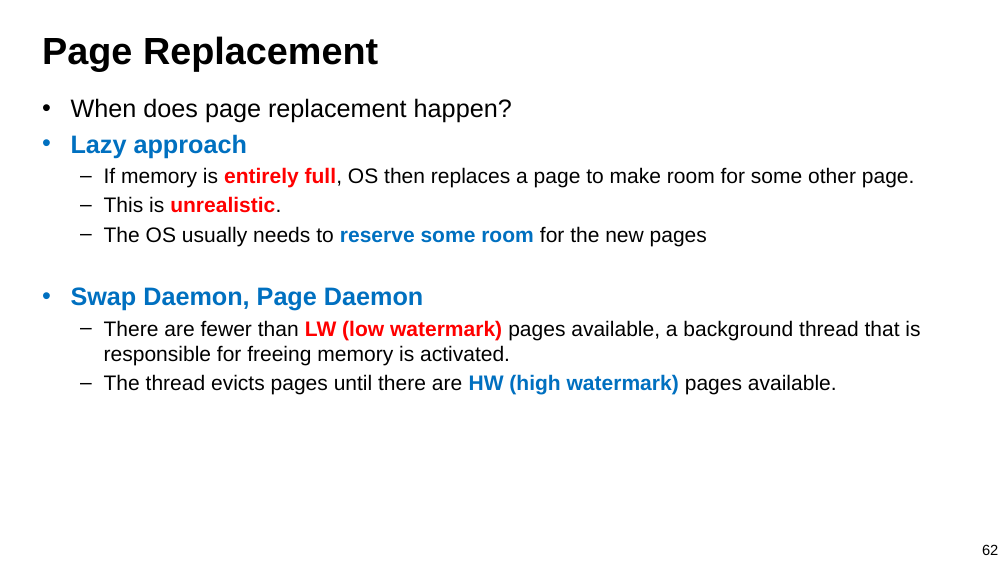
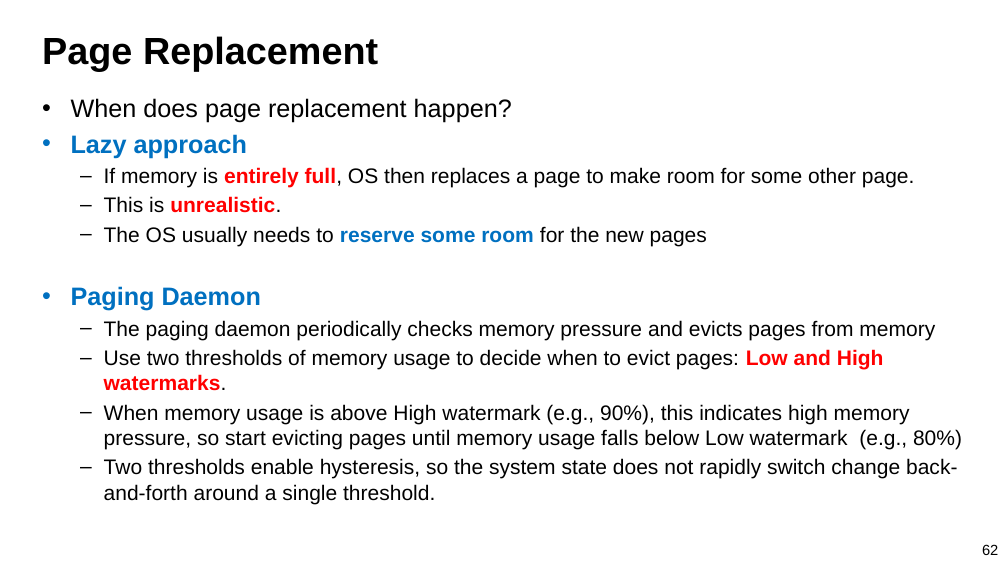
Before and after one commit to guhofstra/CSC256Fa25, a slide deck: slide 62 of PPTs/L8-Memory System II Paging.pptx. Drawn at 1008x567 pixels with LibreOffice and Linux fonts; fonts in the diff are those of the drawing. Boxes give left, top, right and bottom in pixels: in the first picture for what was removed or moved away, otherwise in the second. Text is boxed around its words. In the diff, an @@ line names an element or a change of style, - is before the commit and + after.

```diff
--- a/PPTs/L8-Memory System II Paging.pptx
+++ b/PPTs/L8-Memory System II Paging.pptx
@@ text at (71, 286, 962, 504): text changed @@
-• Swap Daemon, Page Daemon
-  – There are fewer than LW (low watermark) pages available, a background thread that is responsible for freeing memory is activated.
-  – The thread evicts pages until there are HW (high watermark) pages available.
+• Paging Daemon
+  – The paging daemon periodically checks memory pressure and evicts pages from memory
+  – Use two thresholds of memory usage to decide when to evict pages: Low and High watermarks.
+  – When memory usage is above High watermark (e.g., 90%), this indicates high memory pressure, so start evicting pages until memory usage falls below Low watermark (e.g., 80%)
+  – Two thresholds enable hysteresis, so the system state does not rapidly switch change back-and-forth around a single threshold.
```
Also in this commit, not shown: 1 other slide changed, 1 slide added, 9 other files.
